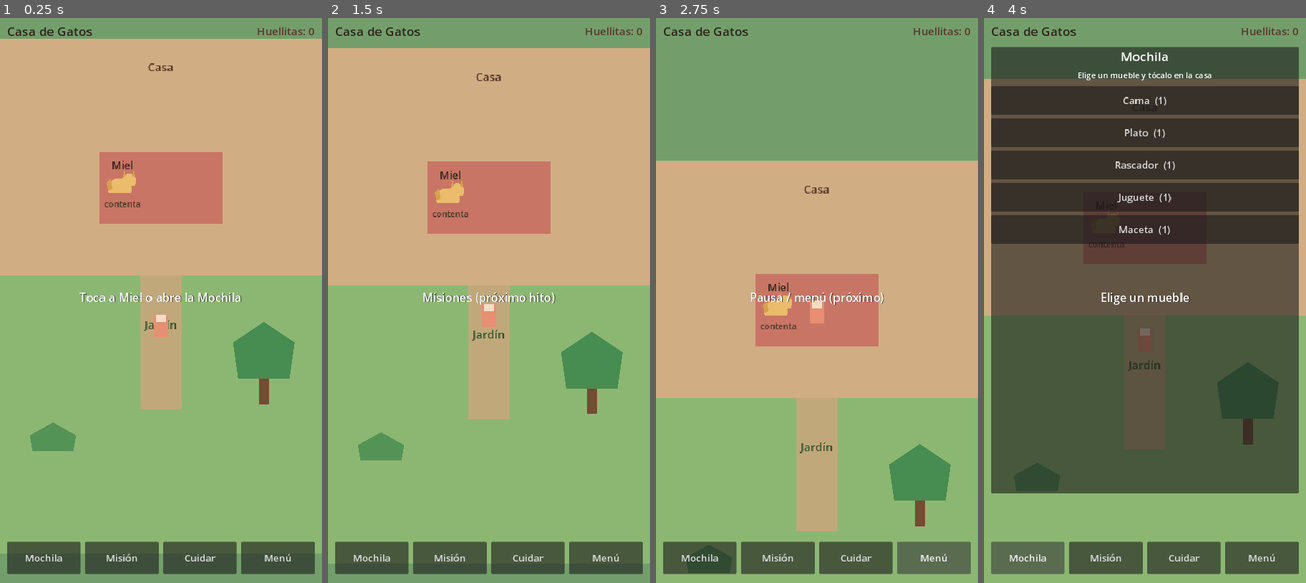
Above: before the commit, frames 1-4 (left to right).
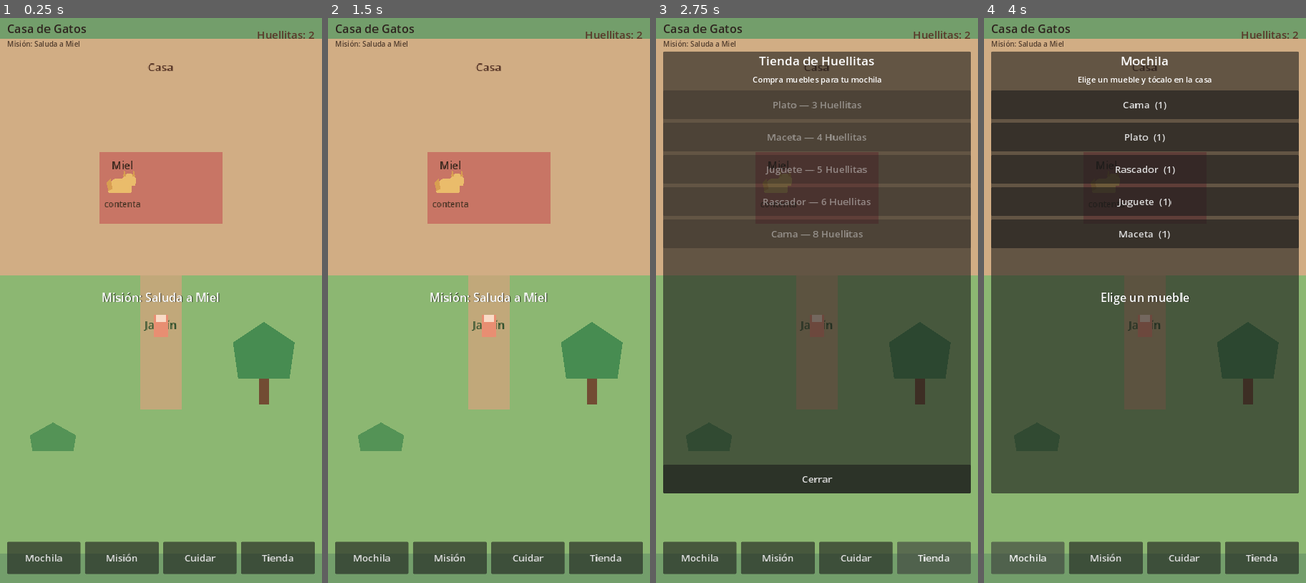
Above: after the commit, the same moments.

Repository: fabianmelo23/Juego-hija
Game: Godot game, scene res://scenes/world/world.tscn
Same seed, same stepped clock (60 frames per second), same inputs: the game is played once before the commit and once after it.
Inputs (mouse positions are in pixels of both pictures, inside the frame that each line leads up to):
- Up to frame 1 (0.25 s): no input
- Up to frame 2 (1.5 s): click "Misión" at 0.5 s; click (489, 142) at 1.25 s, where only the run after the commit has a clickable "Cerrar"
- Up to frame 3 (2.75 s): click "Menú" (after the commit: "Tienda") at 2 s
- Up to frame 4 (4 s): click (1145, 481) at 2.75 s, where only the run after the commit has a clickable "Cerrar"; click "Mochila" at 3.5 s

The runs differ from the first frame. In frame 1, 1.1% of the frame differs, in the area x 2-98%, y 1-97%; in frame 2, 7.9%; in frame 3, 82%, in the area x 0-100%, y 1-100%; in frame 4, 25%.

Commit message:
Add Hito 3: mission chain and Huellitas shop
Guide play with 8 short missions, mission hint UI, a simple furniture
shop priced in Huellitas, and persistent progress/currency saves.

Co-authored-by: fabianmelo23 <fabianmelo23@users.noreply.github.com>

Diff:
--- a/scenes/ui/touch_hud.tscn
+++ b/scenes/ui/touch_hud.tscn
@@ -29,12 +29,22 @@
 grow_horizontal = 2
 theme_override_constants/separation = 12
 
-[node name="TitleLabel" type="Label" parent="SafeArea/Root/TopBar"]
-layout_mode = 2
-size_flags_horizontal = 3
+[node name="TitleBox" type="VBoxContainer" parent="SafeArea/Root/TopBar"]
+layout_mode = 2
+size_flags_horizontal = 3
+
+[node name="TitleLabel" type="Label" parent="SafeArea/Root/TopBar/TitleBox"]
+layout_mode = 2
 theme_override_colors/font_color = Color(0.18, 0.14, 0.12, 1)
-theme_override_font_sizes/font_size = 28
+theme_override_font_sizes/font_size = 26
 text = "Casa de Gatos"
+
+[node name="MissionHint" type="Label" parent="SafeArea/Root/TopBar/TitleBox"]
+layout_mode = 2
+theme_override_colors/font_color = Color(0.32, 0.24, 0.18, 1)
+theme_override_font_sizes/font_size = 16
+text = "Misión: ..."
+autowrap_mode = 2
 
 [node name="HuellitasLabel" type="Label" parent="SafeArea/Root/TopBar"]
 layout_mode = 2
@@ -48,8 +58,8 @@
 layout_mode = 1
 anchors_preset = 10
 anchor_right = 1.0
-offset_top = 56.0
-offset_bottom = 210.0
+offset_top = 72.0
+offset_bottom = 230.0
 grow_horizontal = 2
 
 [node name="VBox" type="VBoxContainer" parent="SafeArea/Root/CatPanel"]
@@ -122,7 +132,7 @@
 anchors_preset = 15
 anchor_right = 1.0
 anchor_bottom = 1.0
-offset_top = 60.0
+offset_top = 70.0
 offset_bottom = -180.0
 grow_horizontal = 2
 grow_vertical = 2
@@ -148,6 +158,93 @@
 layout_mode = 2
 size_flags_vertical = 3
 theme_override_constants/separation = 8
+
+[node name="MissionPanel" type="PanelContainer" parent="SafeArea/Root"]
+visible = false
+layout_mode = 1
+anchors_preset = 15
+anchor_right = 1.0
+anchor_bottom = 1.0
+offset_top = 70.0
+offset_bottom = -180.0
+grow_horizontal = 2
+grow_vertical = 2
+
+[node name="VBox" type="VBoxContainer" parent="SafeArea/Root/MissionPanel"]
+layout_mode = 2
+theme_override_constants/separation = 12
+
+[node name="MissionTitle" type="Label" parent="SafeArea/Root/MissionPanel/VBox"]
+layout_mode = 2
+theme_override_font_sizes/font_size = 28
+text = "Misión"
+horizontal_alignment = 1
+
+[node name="MissionProgress" type="Label" parent="SafeArea/Root/MissionPanel/VBox"]
+layout_mode = 2
+theme_override_font_sizes/font_size = 18
+text = "1 / 8"
+horizontal_alignment = 1
+
+[node name="MissionDetail" type="Label" parent="SafeArea/Root/MissionPanel/VBox"]
+layout_mode = 2
+theme_override_font_sizes/font_size = 22
+text = "Detalle"
+horizontal_alignment = 1
+autowrap_mode = 3
+
+[node name="MissionReward" type="Label" parent="SafeArea/Root/MissionPanel/VBox"]
+layout_mode = 2
+theme_override_font_sizes/font_size = 20
+text = "Recompensa: 0 Huellitas"
+horizontal_alignment = 1
+
+[node name="CloseMission" type="Button" parent="SafeArea/Root/MissionPanel/VBox"]
+custom_minimum_size = Vector2(0, 64)
+layout_mode = 2
+focus_mode = 0
+theme_override_font_sizes/font_size = 22
+text = "Cerrar"
+
+[node name="ShopPanel" type="PanelContainer" parent="SafeArea/Root"]
+visible = false
+layout_mode = 1
+anchors_preset = 15
+anchor_right = 1.0
+anchor_bottom = 1.0
+offset_top = 70.0
+offset_bottom = -180.0
+grow_horizontal = 2
+grow_vertical = 2
+
+[node name="VBox" type="VBoxContainer" parent="SafeArea/Root/ShopPanel"]
+layout_mode = 2
+theme_override_constants/separation = 10
+
+[node name="ShopTitle" type="Label" parent="SafeArea/Root/ShopPanel/VBox"]
+layout_mode = 2
+theme_override_font_sizes/font_size = 28
+text = "Tienda de Huellitas"
+horizontal_alignment = 1
+
+[node name="ShopHint" type="Label" parent="SafeArea/Root/ShopPanel/VBox"]
+layout_mode = 2
+theme_override_font_sizes/font_size = 18
+text = "Compra muebles para tu mochila"
+horizontal_alignment = 1
+autowrap_mode = 2
+
+[node name="ShopList" type="VBoxContainer" parent="SafeArea/Root/ShopPanel/VBox"]
+layout_mode = 2
+size_flags_vertical = 3
+theme_override_constants/separation = 8
+
+[node name="CloseShop" type="Button" parent="SafeArea/Root/ShopPanel/VBox"]
+custom_minimum_size = Vector2(0, 64)
+layout_mode = 2
+focus_mode = 0
+theme_override_font_sizes/font_size = 22
+text = "Cerrar"
 
 [node name="Toast" type="Label" parent="SafeArea/Root"]
 layout_mode = 1
@@ -297,4 +394,4 @@
 size_flags_horizontal = 3
 focus_mode = 0
 theme_override_font_sizes/font_size = 22
-text = "Menú"
+text = "Tienda"
--- /dev/null
+++ b/scripts/systems/mission_system.gd
@@ -0,0 +1,215 @@
+class_name MissionSystem
+extends RefCounted
+## Cadena de misiones cortas para guiar el tutorial implícito.
+
+signal mission_changed(mission: Dictionary)
+signal mission_completed(mission: Dictionary)
+
+const SAVE_PATH := "user://progress.json"
+
+var current_index: int = 0
+var completed_ids: Dictionary = {}
+var flags: Dictionary = {
+	"greeted": false,
+	"fed": false,
+	"placed_bed": false,
+	"petted": false,
+	"bought": false,
+	"slept": false,
+	"placed_count": 0,
+}
+
+var _missions: Array[Dictionary] = [
+	{
+		"id": "greet",
+		"title": "Saluda a Miel",
+		"detail": "Toca a Miel para conocerla.",
+		"event": "greet",
+		"reward": 3,
+	},
+	{
+		"id": "feed",
+		"title": "Dale de comer",
+		"detail": "Usa Comer para alimentar a Miel.",
+		"event": "feed",
+		"reward": 4,
+	},
+	{
+		"id": "place_bed",
+		"title": "Pon una cama",
+		"detail": "Abre la Mochila y coloca la Cama en la casa.",
+		"event": "place_bed",
+		"reward": 5,
+	},
+	{
+		"id": "pet",
+		"title": "Dale mimos",
+		"detail": "Acaricia a Miel con Mimos.",
+		"event": "pet",
+		"reward": 4,
+	},
+	{
+		"id": "buy",
+		"title": "Compra en la tienda",
+		"detail": "Abre Menú (Tienda) y compra algo con Huellitas.",
+		"event": "buy",
+		"reward": 5,
+	},
+	{
+		"id": "sleep",
+		"title": "Hora de dormir",
+		"detail": "Haz que Miel tome una siesta.",
+		"event": "sleep",
+		"reward": 4,
+	},
+	{
+		"id": "happy",
+		"title": "Hazla muy feliz",
+		"detail": "Sube la Felicidad de Miel hasta “muy feliz”.",
+		"event": "happy",
+		"reward": 6,
+	},
+	{
+		"id": "decorate",
+		"title": "Decora un poco más",
+		"detail": "Coloca al menos 3 muebles en total.",
+		"event": "decorate3",
+		"reward": 8,
+	},
+]
+
+
+func get_current() -> Dictionary:
+	if current_index >= _missions.size():
+		return {
+			"id": "done",
+			"title": "¡Todas las misiones!",
+			"detail": "Ya completaste las misiones de la Versión 1. Sigue cuidando y decorando.",
+			"reward": 0,
+			"done": true,
+		}
+	var mission: Dictionary = _missions[current_index].duplicate()
+	mission["done"] = false
+	mission["index"] = current_index + 1
+	mission["total"] = _missions.size()
+	return mission
+
+
+func notify(event_id: String, payload: Dictionary = {}) -> Dictionary:
+	_apply_event(event_id, payload)
+	if current_index >= _missions.size():
+		return {"completed": false}
+	var mission: Dictionary = _missions[current_index]
+	if str(mission.get("event", "")) != event_id and not _matches_special(mission, event_id):
+		return {"completed": false}
+	if not _is_satisfied(mission):
+		return {"completed": false}
+
+	completed_ids[str(mission["id"])] = true
+	var reward := int(mission.get("reward", 0))
+	current_index += 1
+	save_progress()
+	var completed: Dictionary = mission.duplicate()
+	mission_completed.emit(completed)
+	mission_changed.emit(get_current())
+	return {"completed": true, "mission": completed, "reward": reward}
+
+
+func _matches_special(mission: Dictionary, event_id: String) -> bool:
+	# place_bed escucha place con payload; decorate3 escucha place.
+	var mid := str(mission.get("id", ""))
+	if mid == "place_bed" and event_id == "place":
+		return true
+	if mid == "decorate" and event_id == "place":
+		return true
+	if mid == "happy" and event_id == "happy":
+		return true
+	return false
+
+
+func _apply_event(event_id: String, payload: Dictionary) -> void:
+	match event_id:
+		"greet":
+			flags["greeted"] = true
+		"feed":
+			flags["fed"] = true
+		"pet":
+			flags["petted"] = true
+		"sleep":
+			flags["slept"] = true
+		"buy":
+			flags["bought"] = true
+		"place":
+			flags["placed_count"] = int(flags.get("placed_count", 0)) + 1
+			if str(payload.get("item_id", "")) == "bed":
+				flags["placed_bed"] = true
+		"happy":
+			pass
+
+
+func _is_satisfied(mission: Dictionary) -> bool:
+	match str(mission.get("id", "")):
+		"greet":
+			return bool(flags.get("greeted", false))
+		"feed":
+			return bool(flags.get("fed", false))
+		"place_bed":
+			return bool(flags.get("placed_bed", false))
+		"pet":
+			return bool(flags.get("petted", false))
+		"buy":
+			return bool(flags.get("bought", false))
+		"sleep":
+			return bool(flags.get("slept", false))
+		"happy":
+			return true # el evento happy solo se envía si ya cumple
+		"decorate":
+			return int(flags.get("placed_count", 0)) >= 3
+		_:
+			return false
+
+
+func save_progress(extra: Dictionary = {}) -> void:
+	var payload := {
+		"current_index": current_index,
+		"completed_ids": completed_ids,
+		"flags": flags,
+	}
+	for key in extra.keys():
+		payload[key] = extra[key]
+	# Conserva huellitas si ya había archivo.
+	if FileAccess.file_exists(SAVE_PATH) and not extra.has("huellitas"):
+		var existing: Variant = _read_json()
+		if typeof(existing) == TYPE_DICTIONARY and existing.has("huellitas"):
+			payload["huellitas"] = existing["huellitas"]
+	var file := FileAccess.open(SAVE_PATH, FileAccess.WRITE)
+	if file == null:
+		return
+	file.store_string(JSON.stringify(payload))
+	file.close()
+
+
+func load_progress() -> Dictionary:
+	var data: Variant = _read_json()
+	if typeof(data) != TYPE_DICTIONARY:
+		return {}
+	current_index = int(data.get("current_index", 0))
+	completed_ids = data.get("completed_ids", {})
+	if typeof(completed_ids) != TYPE_DICTIONARY:
+		completed_ids = {}
+	var loaded_flags = data.get("flags", {})
+	if typeof(loaded_flags) == TYPE_DICTIONARY:
+		for key in loaded_flags.keys():
+			flags[key] = loaded_flags[key]
+	return data
+
+
+func _read_json() -> Variant:
+	if not FileAccess.file_exists(SAVE_PATH):
+		return {}
+	var file := FileAccess.open(SAVE_PATH, FileAccess.READ)
+	if file == null:
+		return {}
+	var text := file.get_as_text()
+	file.close()
+	return JSON.parse_string(text)
--- /dev/null
+++ b/scripts/systems/shop_catalog.gd
@@ -0,0 +1,20 @@
+class_name ShopCatalog
+extends RefCounted
+## Tienda simple: gasta Huellitas, recibe muebles en la mochila.
+
+
+static func all() -> Array[Dictionary]:
+	return [
+		{"id": "bowl", "name": "Plato", "price": 3, "kind": "furniture"},
+		{"id": "plant", "name": "Maceta", "price": 4, "kind": "furniture"},
+		{"id": "toy", "name": "Juguete", "price": 5, "kind": "furniture"},
+		{"id": "scratcher", "name": "Rascador", "price": 6, "kind": "furniture"},
+		{"id": "bed", "name": "Cama", "price": 8, "kind": "furniture"},
+	]
+
+
+static func by_id(item_id: String) -> Dictionary:
+	for item in all():
+		if str(item["id"]) == item_id:
+			return item
+	return {}
--- a/scripts/ui/touch_hud.gd
+++ b/scripts/ui/touch_hud.gd
@@ -1,13 +1,15 @@
 extends CanvasLayer
-## HUD táctil: cuidados + mochila + modo decorar.
+## HUD táctil: cuidados, mochila, misiones y tienda.
 
 signal action_pressed(action_id: String)
 signal care_action_pressed(action_id: String)
 signal inventory_item_pressed(item_id: String)
 signal build_action_pressed(action_id: String)
+signal shop_item_pressed(item_id: String)
 
 @onready var toast_label: Label = $SafeArea/Root/Toast
 @onready var huellitas_label: Label = $SafeArea/Root/TopBar/HuellitasLabel
+@onready var mission_hint: Label = $SafeArea/Root/TopBar/TitleBox/MissionHint
 @onready var bottom_bar: HBoxContainer = $SafeArea/Root/BottomBar
 @onready var cat_panel: PanelContainer = $SafeArea/Root/CatPanel
 @onready var cat_title: Label = $SafeArea/Root/CatPanel/VBox/CatTitle
@@ -18,6 +20,15 @@
 @onready var inventory_panel: PanelContainer = $SafeArea/Root/InventoryPanel
 @onready var inventory_list: VBoxContainer = $SafeArea/Root/InventoryPanel/VBox/ItemList
 @onready var build_bar: HBoxContainer = $SafeArea/Root/BuildBar
+@onready var mission_panel: PanelContainer = $SafeArea/Root/MissionPanel
+@onready var mission_title: Label = $SafeArea/Root/MissionPanel/VBox/MissionTitle
+@onready var mission_progress: Label = $SafeArea/Root/MissionPanel/VBox/MissionProgress
+@onready var mission_detail: Label = $SafeArea/Root/MissionPanel/VBox/MissionDetail
+@onready var mission_reward: Label = $SafeArea/Root/MissionPanel/VBox/MissionReward
+@onready var close_mission: Button = $SafeArea/Root/MissionPanel/VBox/CloseMission
+@onready var shop_panel: PanelContainer = $SafeArea/Root/ShopPanel
+@onready var shop_list: VBoxContainer = $SafeArea/Root/ShopPanel/VBox/ShopList
+@onready var close_shop: Button = $SafeArea/Root/ShopPanel/VBox/CloseShop
 
 var _toast_tween: Tween
 var huellitas: int = 0
@@ -30,6 +41,8 @@
 	care_bar.visible = false
 	inventory_panel.visible = false
 	build_bar.visible = false
+	mission_panel.visible = false
+	shop_panel.visible = false
 	for button in bottom_bar.get_children():
 		if button is Button:
 			button.pressed.connect(_on_button_pressed.bind(String(button.name)))
@@ -39,6 +52,8 @@
 	for button in build_bar.get_children():
 		if button is Button:
 			button.pressed.connect(_on_build_button_pressed.bind(String(button.name)))
+	close_mission.pressed.connect(hide_mission)
+	close_shop.pressed.connect(hide_shop)
 
 
 func _on_button_pressed(button_name: String) -> void:
@@ -60,6 +75,13 @@
 
 func add_huellitas(amount: int) -> void:
 	set_huellitas(huellitas + amount)
+
+
+func spend_huellitas(amount: int) -> bool:
+	if huellitas < amount:
+		return false
+	set_huellitas(huellitas - amount)
+	return true
 
 
 func show_toast(text: String, duration: float = 1.6) -> void:
@@ -77,8 +99,12 @@
 	)
 
 
+func set_mission_hint(text: String) -> void:
+	mission_hint.text = text
+
+
 func show_cat_status(cat_name: String, hunger: float, energy: float, happiness: float) -> void:
-	hide_inventory()
+	_hide_overlay_panels()
 	cat_panel.visible = true
 	care_bar.visible = true
 	cat_title.text = cat_name
@@ -102,6 +128,8 @@
 
 func show_inventory(rows: Array) -> void:
 	hide_cat_status()
+	hide_mission()
+	hide_shop()
 	inventory_panel.visible = true
 	for child in inventory_list.get_children():
 		child.queue_free()
@@ -129,6 +157,57 @@
 	return inventory_panel.visible
 
 
+func show_mission(mission: Dictionary) -> void:
+	hide_cat_status()
+	hide_inventory()
+	hide_shop()
+	mission_panel.visible = true
+	mission_title.text = str(mission.get("title", "Misión"))
+	if bool(mission.get("done", false)):
+		mission_progress.text = "Completado"
+		mission_reward.text = "Sigue jugando a tu ritmo"
+	else:
+		mission_progress.text = "Misión %d / %d" % [int(mission.get("index", 1)), int(mission.get("total", 1))]
+		mission_reward.text = "Recompensa: %d Huellitas" % int(mission.get("reward", 0))
+	mission_detail.text = str(mission.get("detail", ""))
+
+
+func hide_mission() -> void:
+	mission_panel.visible = false
+
+
+func show_shop(rows: Array) -> void:
+	hide_cat_status()
+	hide_inventory()
+	hide_mission()
+	shop_panel.visible = true
+	for child in shop_list.get_children():
+		child.queue_free()
+	for row in rows:
+		var id := str(row.get("id", ""))
+		var item_name := str(row.get("name", id))
+		var price := int(row.get("price", 0))
+		var affordable := bool(row.get("affordable", true))
+		var button := Button.new()
+		button.focus_mode = Control.FOCUS_NONE
+		button.custom_minimum_size = Vector2(0, 64)
+		button.add_theme_font_size_override("font_size", 22)
+		button.text = "%s — %d Huellitas" % [item_name, price]
+		button.disabled = not affordable
+		button.pressed.connect(func() -> void:
+			shop_item_pressed.emit(id)
+		)
+		shop_list.add_child(button)
+
+
+func hide_shop() -> void:
+	shop_panel.visible = false
+
+
+func is_shop_open() -> bool:
+	return shop_panel.visible
+
+
 func show_build_bar(show: bool) -> void:
 	build_bar.visible = show
 
@@ -137,3 +216,10 @@
 	show_build_bar(active)
 	if active:
 		hide_cat_status()
+		_hide_overlay_panels()
+
+
+func _hide_overlay_panels() -> void:
+	hide_inventory()
+	hide_mission()
+	hide_shop()
--- a/scripts/world/world_controller.gd
+++ b/scripts/world/world_controller.gd
@@ -1,5 +1,5 @@
 extends Node2D
-## Orquesta toques: gatos, caminar y decorar la casa.
+## Orquesta toques: gatos, decorar, misiones y tienda.
 
 @onready var player: CharacterBody2D = $Player
 @onready var touch_hud: CanvasLayer = $TouchHUD
@@ -10,6 +10,7 @@
 @export var walk_rect: Rect2 = Rect2(-300, -480, 600, 960)
 
 var _selected_cat: Node2D = null
+var _missions: MissionSystem = MissionSystem.new()
 
 
 func _ready() -> void:
@@ -17,6 +18,7 @@
 	touch_hud.care_action_pressed.connect(_on_care_action)
 	touch_hud.inventory_item_pressed.connect(_on_inventory_item)
 	touch_hud.build_action_pressed.connect(_on_build_action)
+	touch_hud.shop_item_pressed.connect(_on_shop_item)
 	decorator.placed.connect(_on_furniture_placed)
 	decorator.layout_saved.connect(func() -> void:
 		touch_hud.show_toast("Casa guardada")
@@ -26,7 +28,15 @@
 	cat.reacted.connect(func(message: String) -> void:
 		touch_hud.show_toast(message)
 	)
-	touch_hud.show_toast("Toca a Miel o abre la Mochila")
+
+	var saved := _missions.load_progress()
+	if saved.has("huellitas"):
+		touch_hud.set_huellitas(int(saved["huellitas"]))
+	else:
+		touch_hud.set_huellitas(2)
+		_save_progress()
+	_refresh_mission_ui()
+	touch_hud.show_toast("Misión: %s" % str(_missions.get_current().get("title", "")))
 
 
 func _unhandled_input(event: InputEvent) -> void:
@@ -60,8 +70,9 @@
 		touch_hud.show_toast("Ahí no se puede caminar")
 		return
 	_clear_selection()
-	if touch_hud.is_inventory_open():
-		touch_hud.hide_inventory()
+	touch_hud.hide_inventory()
+	touch_hud.hide_mission()
+	touch_hud.hide_shop()
 	player.go_to(world_pos)
 
 
@@ -93,6 +104,7 @@
 	var approach := _selected_cat.global_position + Vector2(48, 10)
 	if walk_rect.has_point(approach):
 		player.go_to(approach)
+	_handle_mission_result(_missions.notify("greet"))
 
 
 func _clear_selection() -> void:
@@ -103,9 +115,11 @@
 
 
 func _on_cat_needs_changed(hunger: float, energy: float, happiness: float) -> void:
-	if _selected_cat == null:
-		return
-	touch_hud.update_needs(hunger, energy, happiness)
+	if _selected_cat != null:
+		touch_hud.update_needs(hunger, energy, happiness)
+	var current := _missions.get_current()
+	if str(current.get("id", "")) == "happy" and happiness >= 80.0:
+		_handle_mission_result(_missions.notify("happy"))
 
 
 func _on_hud_action(action_id: String) -> void:
@@ -113,7 +127,7 @@
 		"inventory":
 			_open_inventory()
 		"mission":
-			touch_hud.show_toast("Misiones (próximo hito)")
+			_open_mission()
 		"care":
 			if decorator.is_decorating():
 				touch_hud.show_toast("Termina de decorar con Listo")
@@ -123,13 +137,41 @@
 			else:
 				touch_hud.show_toast("Usa Comer / Mimos / Jugar / Dormir")
 		"pause":
-			touch_hud.show_toast("Pausa / menú (próximo)")
+			_open_shop()
 
 
 func _open_inventory() -> void:
 	_clear_selection()
+	touch_hud.hide_mission()
+	touch_hud.hide_shop()
 	touch_hud.show_inventory(decorator.get_inventory_snapshot())
 	touch_hud.show_toast("Elige un mueble")
+
+
+func _open_mission() -> void:
+	_clear_selection()
+	touch_hud.show_mission(_missions.get_current())
+
+
+func _open_shop() -> void:
+	if decorator.is_decorating():
+		touch_hud.show_toast("Termina de decorar con Listo")
+		return
+	_clear_selection()
+	touch_hud.show_shop(_shop_rows())
+
+
+func _shop_rows() -> Array:
+	var rows: Array = []
+	for item in ShopCatalog.all():
+		var price := int(item.get("price", 0))
+		rows.append({
+			"id": str(item["id"]),
+			"name": str(item["name"]),
+			"price": price,
+			"affordable": touch_hud.huellitas >= price,
+		})
+	return rows
 
 
 func _refresh_inventory_if_open() -> void:
@@ -154,19 +196,39 @@
 			touch_hud.show_toast("Girado")
 		"save":
 			decorator.save_layout()
+			_save_progress()
 		"cancel":
 			decorator.save_layout()
 			decorator.exit_decorate_mode()
 			touch_hud.set_decorate_chrome(false)
+			_save_progress()
 			touch_hud.show_toast("Listo — casa guardada")
 
 
 func _on_furniture_placed(item_id: String) -> void:
 	touch_hud.add_huellitas(2)
-	# Un hogar bonito anima a Miel.
 	if item_id in ["bed", "toy", "scratcher"]:
 		cat.happiness = minf(100.0, cat.happiness + 8.0)
 	_refresh_inventory_if_open()
+	_handle_mission_result(_missions.notify("place", {"item_id": item_id}))
+	_save_progress()
+
+
+func _on_shop_item(item_id: String) -> void:
+	var item := ShopCatalog.by_id(item_id)
+	if item.is_empty():
+		touch_hud.show_toast("No disponible")
+		return
+	var price := int(item.get("price", 0))
+	if not touch_hud.spend_huellitas(price):
+		touch_hud.show_toast("Te faltan Huellitas")
+		touch_hud.show_shop(_shop_rows())
+		return
+	decorator.inventory.add(item_id, 1)
+	touch_hud.show_toast("Compraste: %s" % str(item.get("name", item_id)))
+	_handle_mission_result(_missions.notify("buy"))
+	_save_progress()
+	touch_hud.show_shop(_shop_rows())
 
 
 func _on_care_action(action_id: String) -> void:
@@ -196,3 +258,30 @@
 			_selected_cat.energy,
 			_selected_cat.happiness
 		)
+		if action_id in ["feed", "pet", "sleep"]:
+			_handle_mission_result(_missions.notify(action_id))
+		_save_progress()
+
+
+func _handle_mission_result(result: Dictionary) -> void:
+	if not bool(result.get("completed", false)):
+		_refresh_mission_ui()
+		return
+	var reward := int(result.get("reward", 0))
+	var mission: Dictionary = result.get("mission", {})
+	touch_hud.add_huellitas(reward)
+	touch_hud.show_toast("¡Misión lista! +%d Huellitas — %s" % [reward, str(mission.get("title", ""))], 2.2)
+	_refresh_mission_ui()
+	_save_progress()
+
+
+func _refresh_mission_ui() -> void:
+	var mission := _missions.get_current()
+	if bool(mission.get("done", false)):
+		touch_hud.set_mission_hint("Misiones completadas")
+	else:
+		touch_hud.set_mission_hint("Misión: %s" % str(mission.get("title", "")))
+
+
+func _save_progress() -> void:
+	_missions.save_progress({"huellitas": touch_hud.huellitas})
--- a/tools/test_hito2.gd
+++ b/tools/test_hito2.gd
@@ -7,6 +7,10 @@
 
 
 func _run() -> void:
+	# Evita que un layout guardado de otra prueba deje inventario vacío.
+	if FileAccess.file_exists("user://room_layout.json"):
+		DirAccess.remove_absolute(ProjectSettings.globalize_path("user://room_layout.json"))
+
 	var deco_scene: PackedScene = load("res://scenes/furniture/room_decorator.tscn")
 	var deco: Node2D = deco_scene.instantiate()
 	root.add_child(deco)
--- /dev/null
+++ b/tools/test_hito3.gd
@@ -0,0 +1,49 @@
+extends SceneTree
+## Prueba headless del Hito 3 (misiones + tienda).
+
+
+func _init() -> void:
+	call_deferred("_run")
+
+
+func _run() -> void:
+	# Limpia progreso previo de pruebas.
+	if FileAccess.file_exists(MissionSystem.SAVE_PATH):
+		DirAccess.remove_absolute(ProjectSettings.globalize_path(MissionSystem.SAVE_PATH))
+
+	var missions := MissionSystem.new()
+	var current: Dictionary = missions.get_current()
+	if str(current.get("id", "")) != "greet":
+		push_error("first mission should be greet")
+		quit(1)
+		return
+
+	var r1: Dictionary = missions.notify("greet")
+	if not bool(r1.get("completed", false)):
+		push_error("greet should complete")
+		quit(1)
+		return
+
+	var r2: Dictionary = missions.notify("feed")
+	if not bool(r2.get("completed", false)):
+		push_error("feed should complete")
+		quit(1)
+		return
+
+	var r3: Dictionary = missions.notify("place", {"item_id": "bed"})
+	if not bool(r3.get("completed", false)):
+		push_error("place bed should complete place_bed mission")
+		quit(1)
+		return
+
+	var shop_toy: Dictionary = ShopCatalog.by_id("toy")
+	if int(shop_toy.get("price", 0)) <= 0:
+		push_error("toy should have price")
+		quit(1)
+		return
+
+	print(
+		"HITO3_TEST_OK next=%s toy_price=%d reward_feed=%d"
+		% [str(missions.get_current().get("id", "")), int(shop_toy["price"]), int(r2.get("reward", 0))]
+	)
+	quit(0)
Not shown, changed: README.md
Not shown, changed: docs/GDD-v1.md
